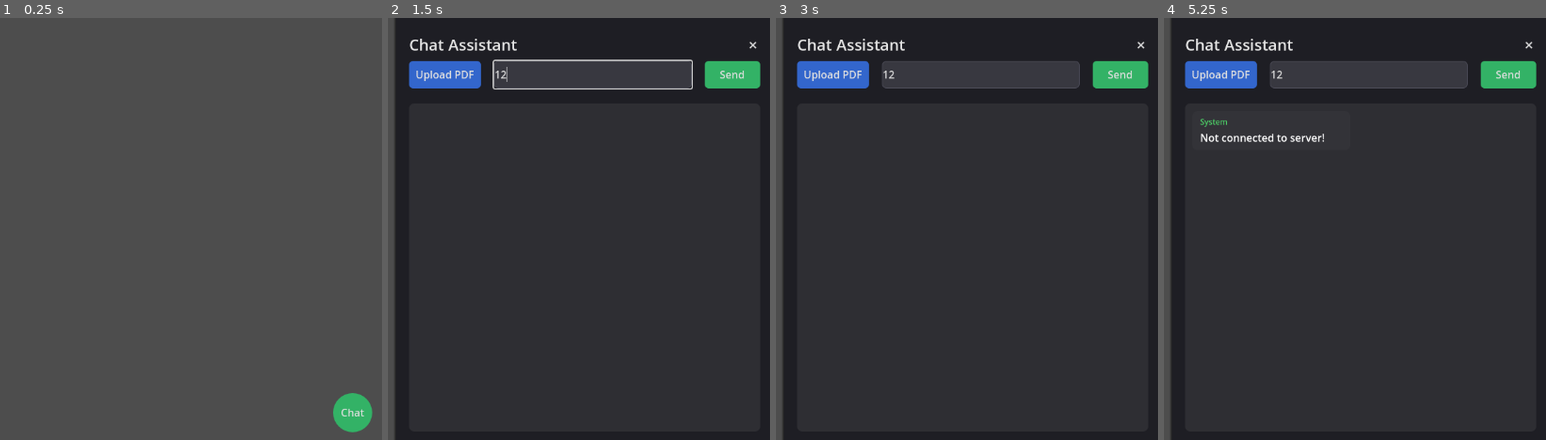
Above: before the commit, frames 1-4 (left to right).
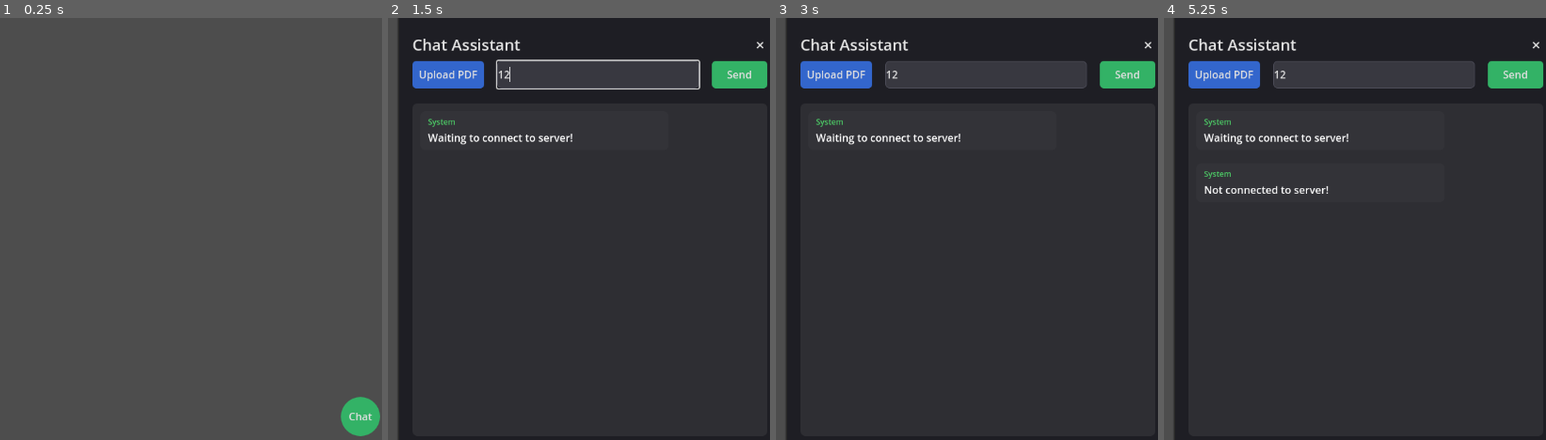
Above: after the commit, the same moments.

Repository: Tesnim19/godot-chatbot
Game: Godot game, scene res://control.tscn
The game is run twice, just before and just after one commit, with the same random seed, the same clock (stepped at 60 frames per second) and the same inputs.
Inputs (mouse positions are in pixels of both pictures, inside the frame that each line leads up to):
- Up to frame 1 (0.25 s): no input
- Up to frame 2 (1.5 s): click "Chat" at 0.5 s; click (594, 72) at 1.27 s; type "12" at 1.35 s
- Up to frame 3 (3 s): click "×" at 2 s; click "Chat" at 2.75 s
- Up to frame 4 (5.25 s): click "Send" at 3.5 s; click "×" at 4.25 s; click "Chat" at 5 s

The runs differ from the first frame. In frame 1, 0.6% of the frame differs, in the area x 87-100%, y 88-100%; in frame 2, 3.1%; in frame 3, 3.0%; in frame 4, 3.4%, in the area x 1-100%, y 0-100%.

Commit message:
Refactor message resizing logic and improve chat UI layout

Diff:
--- a/godot-project/control.gd
+++ b/godot-project/control.gd
@@ -20,13 +20,7 @@
 	# Make sure UI is set up first
 	setup_ui()
 
-	# Add a timer to allow the UI to properly initialize
-	var init_timer = Timer.new()
-	add_child(init_timer)
-	init_timer.wait_time = 0.5  # Half second delay
-	init_timer.one_shot = true
-	init_timer.timeout.connect(func(): _resize_messages())
-	init_timer.start()
+	scroll_container.resized.connect(_resize_messages)
 
 	# Then set up the rest
 	setup_websocket()
@@ -42,22 +36,30 @@
 
 # Add a new function to handle message resizing
 func _resize_messages():
-	if message_container == null or scroll_container == null:
+	if not message_container or not scroll_container:
 		return
 
-	if scroll_container.size.x <= 0:
-		return
-
+	var container_width = scroll_container.size.x
+	if container_width <= 0:
+		return  # Avoid invalid or uninitialized sizes
+
+	# Determine the target width for message bubbles as a percentage of the container width
+	var target_width = container_width * 0.7  # Adjust percentage as needed (e.g., 70%)
+
+	# Iterate over all children in the message container
 	for child in message_container.get_children():
-		if child is HBoxContainer:  # Message row
+		if child is HBoxContainer:  # Process message rows only
 			for subchild in child.get_children():
-				if subchild is PanelContainer:  # Message bubble
-					subchild.custom_minimum_size.x = scroll_container.size.x * 0.45
+				if subchild is PanelContainer:  # Resize message bubbles
+					if subchild.has_method("set_custom_minimum_size"):
+						subchild.set_custom_minimum_size(Vector2(target_width, 0))
+
+
 
 func setup_ui():
 	# Main control settings
-	anchor_right = 0.97
-	anchor_bottom = 0.95
+	anchor_right = 0.98
+	anchor_bottom = 0.96
 
 	setup_toggle_button()
 	setup_chat_panel()
@@ -209,6 +211,7 @@
 	var output_container = PanelContainer.new()
 	output_container.size_flags_vertical = Control.SIZE_EXPAND_FILL
 	output_container.size_flags_horizontal = Control.SIZE_EXPAND_FILL
+	output_container.custom_minimum_size.y = 300
 
 	var output_style = StyleBoxFlat.new()
 	output_style.bg_color = Color(0.18, 0.18, 0.2)
@@ -224,12 +227,12 @@
 	scroll_container = ScrollContainer.new()
 	scroll_container.size_flags_vertical = Control.SIZE_EXPAND_FILL
 	scroll_container.size_flags_horizontal = Control.SIZE_EXPAND_FILL
-	output_container.add_child(scroll_container)
+
 
 	# Message container
 	message_container = VBoxContainer.new()
-	message_container.size_flags_horizontal = Control.SIZE_SHRINK_CENTER
-	message_container.custom_minimum_size = Vector2(200, 0)
+	message_container.size_flags_horizontal = Control.SIZE_EXPAND_FILL
+	#message_container.custom_minimum_size = Vector2(200, 0)
 	message_container.size_flags_vertical = Control.SIZE_EXPAND_FILL
 
 	var message_margin = MarginContainer.new()
@@ -237,8 +240,11 @@
 	message_margin.add_theme_constant_override("margin_right", 12)
 	message_margin.add_theme_constant_override("margin_top", 12)
 	message_margin.add_theme_constant_override("margin_bottom", 12)
+	message_margin.size_flags_horizontal = Control.SIZE_EXPAND_FILL
+
 	message_margin.add_child(message_container)
 	scroll_container.add_child(message_margin)
+	output_container.add_child(scroll_container)
 
 func _on_toggle_chat():
 	is_chat_open = !is_chat_open
@@ -397,11 +403,24 @@
 	var message_row = HBoxContainer.new()
 	message_row.size_flags_horizontal = Control.SIZE_EXPAND_FILL
 
+	# Create left and right margins/spacers
+	#var left_margin = Control.new()
+	#var right_margin = Control.new()
+	#left_margin.size_flags_horizontal = Control.SIZE_EXPAND_FILL
+	#right_margin.size_flags_horizontal = Control.SIZE_EXPAND_FILL
+
 	# Create message bubble
 	var message_bubble = PanelContainer.new()
-	message_bubble.size_flags_horizontal = Control.SIZE_SHRINK_CENTER
+	#message_bubble.size_flags_horizontal = Control.SIZE_SHRINK_CENTER
+	#message_bubble.custom_minimum_size.x = 500  # Increased from 200 to 400
+	#message_bubble.size_flags_stretch_ratio = 0.9  # This makes the bubble use up to 70% of available width
+
+	message_bubble.size_flags_horizontal = Control.SIZE_SHRINK_END if is_user else Control.SIZE_SHRINK_BEGIN
+	# Set to use 70% of the container width
+	message_bubble.custom_minimum_size.x = scroll_container.size.x * 0.7
+
 	# Set the message bubble to take approximately half the container width
-	message_bubble.custom_minimum_size.x = scroll_container.size.x * 0.45  # 45% of container width
+	#message_bubble.custom_minimum_size.x = scroll_container.size.x * 0.45  # 45% of container width
 
 	# Style the bubble
 	var bubble_style = StyleBoxFlat.new()
@@ -465,6 +484,13 @@
 	message_bubble.add_child(content_margin)
 
 	# Add spacers for alignment
+	#var left_spacer = Control.new()
+	#var right_spacer = Control.new()
+	#left_spacer.size_flags_horizontal = Control.SIZE_EXPAND_FILL
+	#right_spacer.size_flags_horizontal = Control.SIZE_EXPAND_FILL
+	print(is_user)
+
+	# Create spacers for alignment
 	var left_spacer = Control.new()
 	var right_spacer = Control.new()
 	left_spacer.size_flags_horizontal = Control.SIZE_EXPAND_FILL
@@ -474,9 +500,21 @@
 	if is_user:
 		message_row.add_child(left_spacer)
 		message_row.add_child(message_bubble)
+		## Set alignment to the right
+		#message_bubble.size_flags_horizontal = Control.SIZE_SHRINK_END
+
+		#message_row.alignment = BoxContainer.ALIGNMENT_END
+		#message_bubble.size_flags_horizontal = Control.SIZE_SHRINK_END
 	else:
 		message_row.add_child(message_bubble)
 		message_row.add_child(right_spacer)
+		## Set alignment to the left
+		#message_bubble.size_flags_horizontal = Control.SIZE_SHRINK_BEGIN
+		# For system/assistant messages (left-aligned)
+		#message_row.alignment = BoxContainer.ALIGNMENT_BEGIN
+		#message_bubble.size_flags_horizontal = Control.SIZE_SHRINK_BEGIN
+
+	#message_row.add_child(message_bubble)
 
 	# Add to message container with spacing
 	message_container.add_child(message_row)
@@ -490,36 +528,22 @@
 	await get_tree().create_timer(0.1).timeout
 	scroll_container.scroll_vertical = scroll_container.get_v_scroll_bar().max_value
 
-	# Add to message container with spacing
-	message_container.add_child(message_row)
-
-	# Add spacing between messages
-	#var spacer = Control.new()
-	spacer.custom_minimum_size.y = 12
-	message_container.add_child(spacer)
-
-	# Resize the messages
-	_resize_messages()
-
-	# Scroll to bottom after a short delay
-	await get_tree().create_timer(0.1).timeout
-	if scroll_container != null:  # Add null check here too
-		scroll_container.scroll_vertical = scroll_container.get_v_scroll_bar().max_value
-
-func _notification(what):
-	if what == NOTIFICATION_RESIZED:
-		# Add null checks
-		if message_container != null and scroll_container != null:
-			for child in message_container.get_children():
-				if child is HBoxContainer:  # Message row
-					for subchild in child.get_children():
-						if subchild is PanelContainer:  # Message bubble
-							# Make sure scroll_container has a valid size
-							if scroll_container.size.x > 0:
-								subchild.custom_minimum_size.x = scroll_container.size.x * 0.45
-							else:
-								# Use a default size if scroll container size is not yet set
-								subchild.custom_minimum_size.x = 300  # Default width
+
+#func _notification(what):
+	#if what == NOTIFICATION_RESIZED:
+		##_resize_messages()
+		## Add null checks
+		#if message_container != null and scroll_container != null:
+			#for child in message_container.get_children():
+				#if child is HBoxContainer:  # Message row
+					#for subchild in child.get_children():
+						#if subchild is PanelContainer:  # Message bubble
+							## Make sure scroll_container has a valid size
+							#if scroll_container.size.x > 0:
+								#subchild.custom_minimum_size.x = scroll_container.size.x * 0.7
+							#else:
+								## Use a default size if scroll container size is not yet set
+								#subchild.custom_minimum_size.x = 300  # Default width
 
 func _on_upload_pressed():
 	var file_dialog = FileDialog.new()
